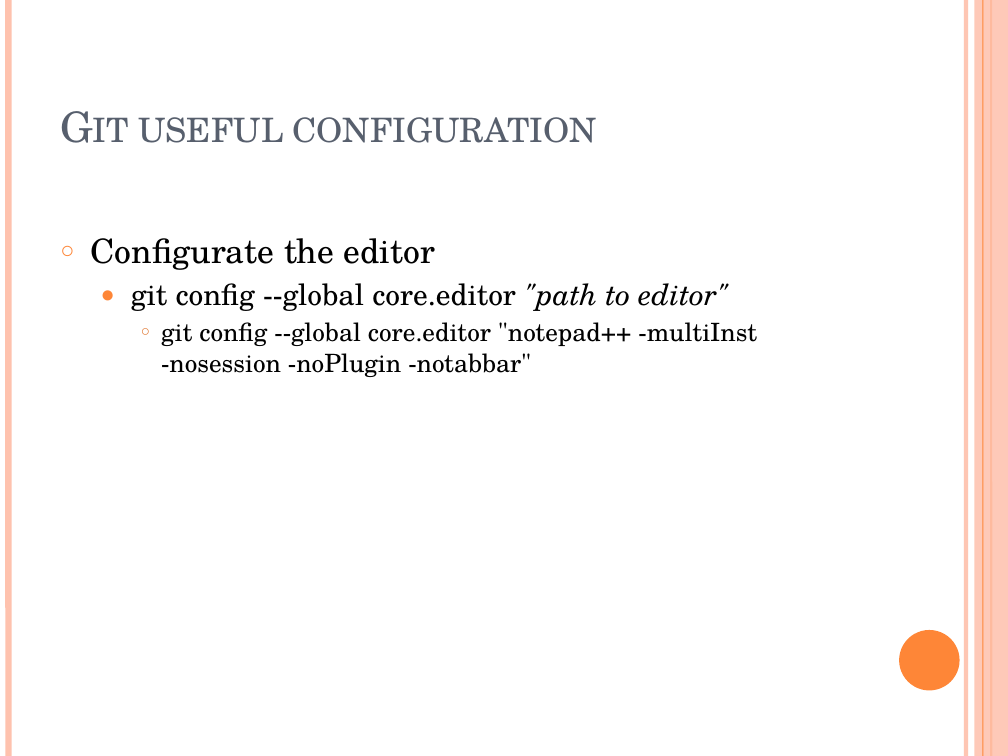
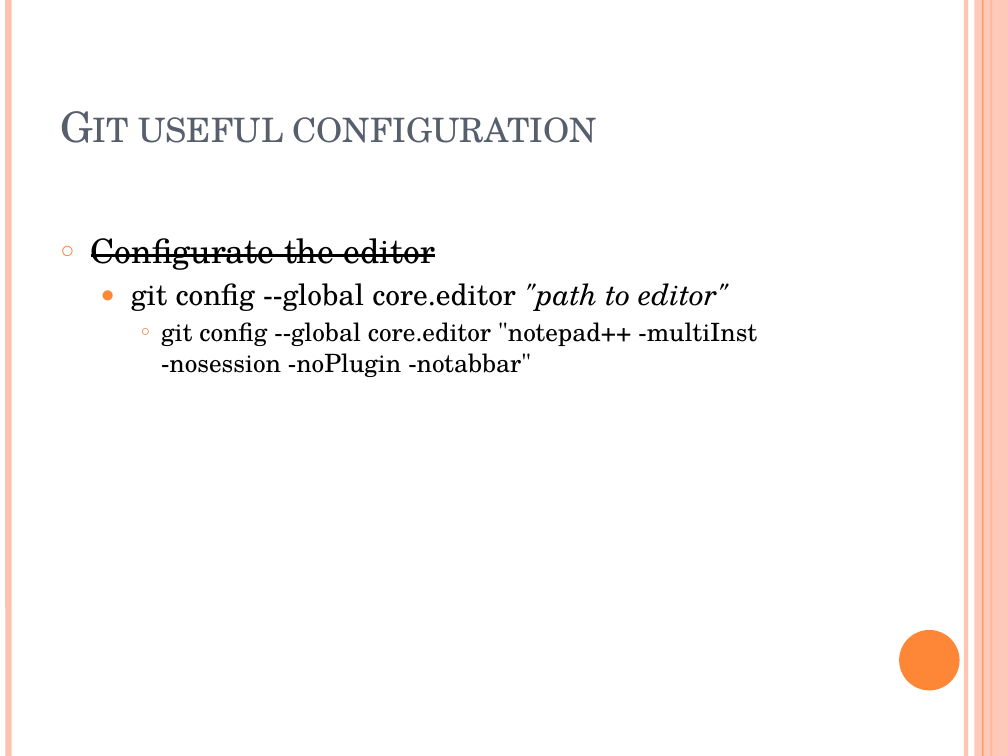
Before and after one commit to dragonflypl/learning-git, a slide deck: slide 40 of LYNDA.COM.GIT.ESSENTIAL.TRAINING-JWARE.pptx. Drawn at 1008x756 pixels with LibreOffice and Linux fonts; fonts in the diff are those of the drawing. Boxes give left, top, right and bottom in pixels: in the first picture for what was removed or moved away, otherwise in the second. Text is boxed around its words. In the diff, an @@ line names an element or a change of style, - is before the commit and + after.

Commit message:
testing notepad

```diff
--- a/LYNDA.COM.GIT.ESSENTIAL.TRAINING-JWARE.pptx
+++ b/LYNDA.COM.GIT.ESSENTIAL.TRAINING-JWARE.pptx
@@ text at [91,238,436,270]: strikethrough on in "Configurate the editor" @@
```
